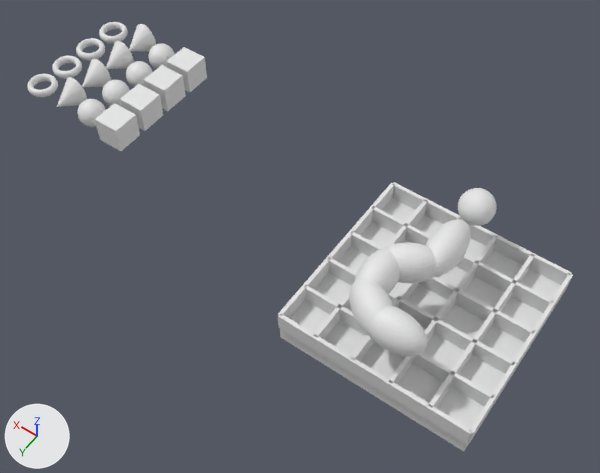
The Blender file scenes/pentaton.blend, before and after one commit.
One viewpoint serves both versions: a 50 mm lens placed at (-7.9, 21.5, 33.1), pointed at (7.3, 0.1, -0.4). Lighting does not change. The marker at lower left points along +X, +Y and +Z.

Names of what the first picture shows: 'CubeRed', 'Divider', 'Divider.001', 'Divider.002', 'Divider.003', 'Divider.004', 'Divider.005', 'Divider.006', 'Floor', 'Question Mark', 'Sphere', 'Sphere.002', 'Sphere.003'.
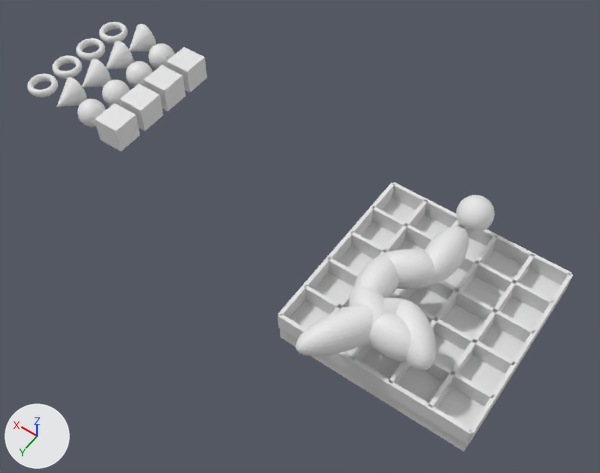
Boxes [x1, y1, x2, y2] around the edits, measured in the pictures (600 x 473 px):
'Ellipse part of Checkmark', added: after [295, 298, 403, 356]
'Sphere.003', moved: before [368, 306, 427, 356]; after [369, 312, 411, 362]
'Sphere', moved: before [425, 219, 471, 277]; after [424, 226, 469, 284]
'Sphere.002', moved: before [385, 242, 436, 283]; after [385, 249, 435, 289]
'Sphere.006', added: after [395, 300, 436, 371]
'Sphere.001', moved: before [354, 248, 400, 294]; after [354, 254, 399, 298]
'Sphere.004', moved: before [349, 280, 393, 334]; after [349, 286, 388, 326]
'Question Mark', moved: before [458, 188, 497, 226]; after [456, 195, 495, 233]

The edits, one by one:
Mesh me_sphere_012 is new.
It is a UV sphere (32 segments, 16 rings, poles along z) spanning x -0.446..0.446, y -0.446..0.446, z -0.717..0.717.
Mesh me_sphere_011 is new.
It is a UV sphere (32 segments, 16 rings, poles along z) spanning x -1.0..1.0, y -1.0..1.0, z -1.0..1.0.
Object 'Question Mark' (ob_question_mark) moves from (0.0, -4.0, 3.0) to (0.0, -4.0, 2.5).
Object 'Sphere.006' (ob_sphere_006) is new; it shows me_sphere_011.
Its parent is ob_check_mark.
Its matrix parent inverse is Matrix(((1.0, 0.0, 0.0, 1.0), (0.0, 1.0, 0.0, -3.5), (0.0, 0.0, 1.0, -2.5), (0.0, 0.0, 0.0, 1.0))).
Its location is (-1.0, 3.5, 2.5).
Its rotation in degrees is (0, 0, 50).
Its scale is (0.86, 1.7, 1.0).
Object 'Check Mark' (ob_check_mark) is new; it shows me_sphere_012.
Its location is (-1.0, 3.5, 2.5).
Object 'Ellipse part of Checkmark' (ob_ellipse_part_of_checkmark) is new; it shows a copy of me_sphere_011.
Its parent is ob_check_mark.
Its matrix parent inverse is Matrix(((1.0, 0.0, 0.0, 1.0), (0.0, 1.0, 0.0, -3.5), (0.0, 0.0, 1.0, -2.5), (0.0, 0.0, 0.0, 1.0))).
Its location is (1.25, 4.63, 2.5).
Its rotation in degrees is (0, 0, -31).
Its scale is (0.86, 2.73, 1.0).
